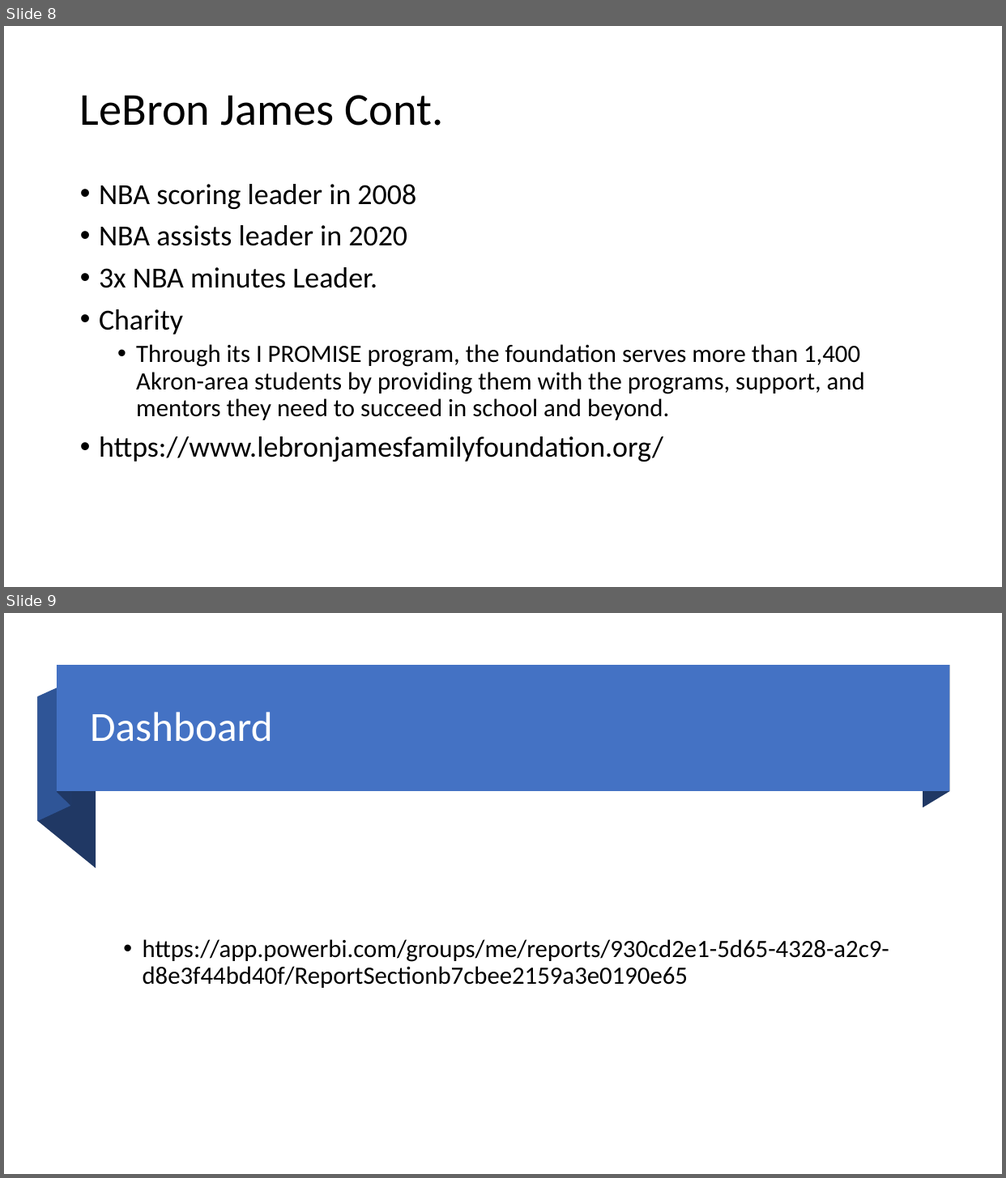
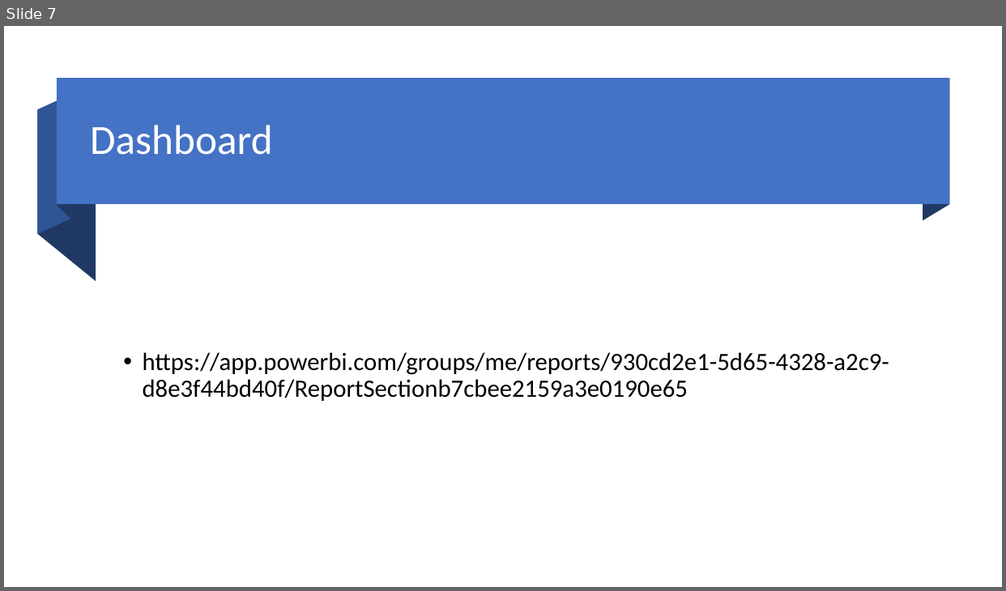
Before and after one commit to apeay905/MJ-vs-Lebron-data-apeay905, a slide deck: Who’s The Real MVP.pptx. Shown one above the other, each under a label of ours: slides 8 and 9 before the commit, slide 7 after it. The pictures are 1006x1178 and 1006x591 pixels, drawn with LibreOffice and Linux fonts; fonts in the diff are those of the drawing. Boxes give left, top, right and bottom in pixels: in the first picture for what was removed or moved away, otherwise in the second. Text is boxed around its words. In the diff, an @@ line names an element or a change of style, - is before the commit and + after.

```diff
--- a/Who’s The Real MVP.pptx
+++ b/Who’s The Real MVP.pptx
@@ slide 8 removed at box(4, 26, 1002, 587), background #FFFFFF @@
@@ title removed at box(80, 95, 443, 126) @@
-LeBron James Cont.
@@ text removed at box(99, 184, 865, 462) @@
-• NBA scoring leader in 2008
-• NBA assists leader in 2020
-• 3x NBA minutes Leader.
-• Charity
-  • Through its I PROMISE program, the foundation serves more than 1,400 Akron-area students by providing them with the programs, support, and mentors they need to succeed in school and beyond.
-• https://www.lebronjamesfamilyfoundation.org/
@@ what was slide 9 is now slide 7 @@
```
Also in this commit, not shown: 1 other slide removed, 12 other files.
